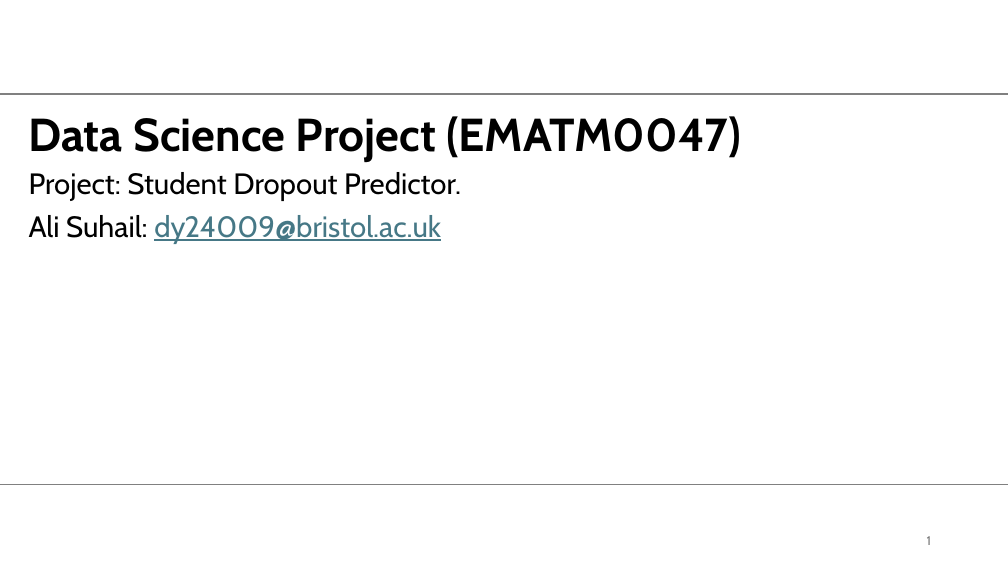
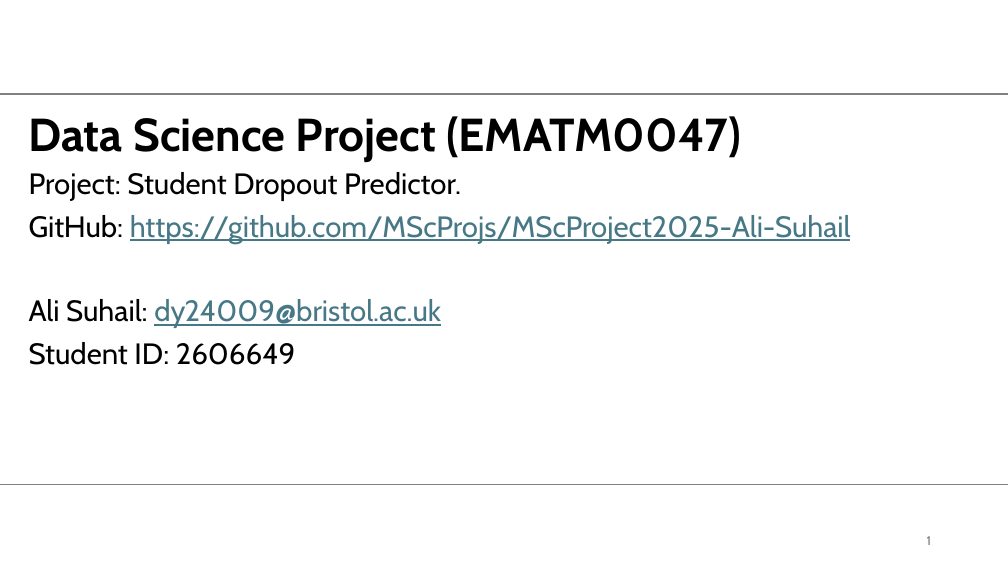
Before and after one commit to MScProjs/MScProject2025-Ali-Suhail, a slide deck: slide 1 of documents/presentation drafts/2605549_presentation.pptx. Drawn at 1008x567 pixels with LibreOffice and Linux fonts; fonts in the diff are those of the drawing; background and template pictures are left out. Boxes give left, top, right and bottom in pixels: in the first picture for what was removed or moved away, otherwise in the second. Text is boxed around its words. In the diff, an @@ line names an element or a change of style, - is before the commit and + after.

```diff
--- a/documents/presentation drafts/2605549_presentation.pptx
+++ b/documents/presentation drafts/2605549_presentation.pptx
@@ text at [29, 215, 851, 244]: paragraph added @@
+GitHub: https://github.com/MScProjs/MScProject2025-Ali-Suhail
@@ text at [29, 342, 296, 365]: paragraph added @@
+Student ID: 2606649
```
Also in this commit, not shown: 6 other slides changed, 13 slides added, 4 slides removed, 1 other file.
